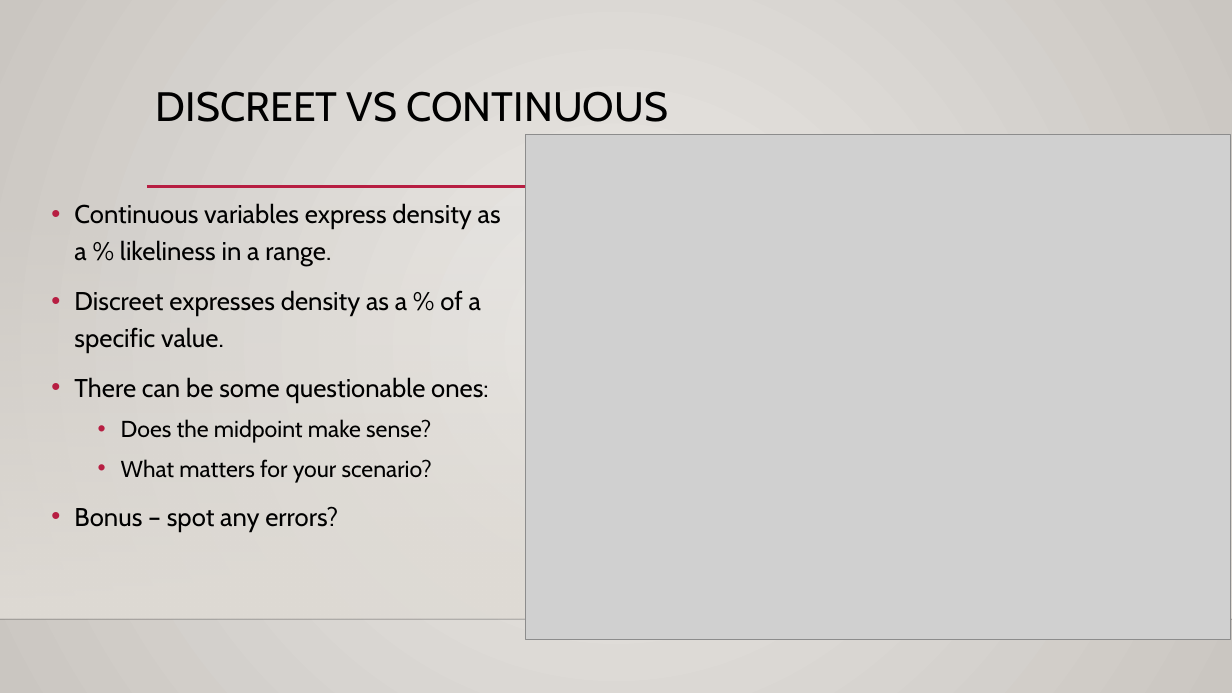
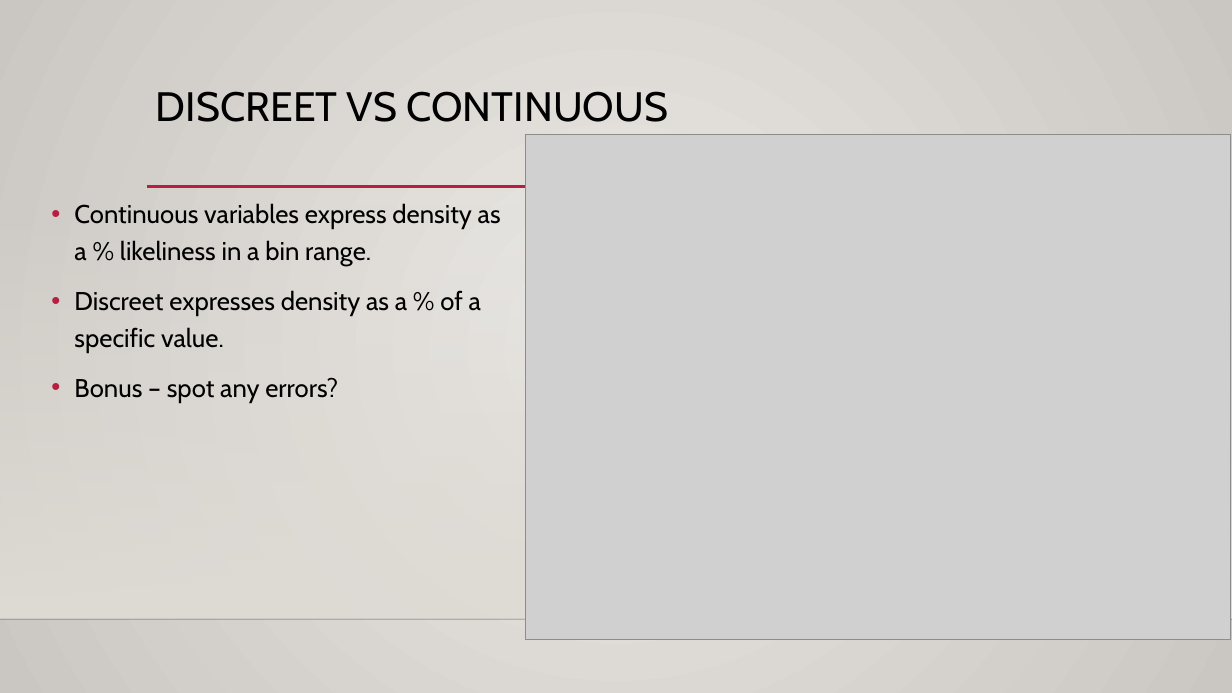
Before and after one commit to AkeemSemperDataScience/Basic_Stats_in_Python_Student_Repository, a slide deck: slide 6 of reference_material/slides/013_Probability_and_Bayes.pptx. Drawn at 1232x693 pixels with LibreOffice and Linux fonts; fonts in the diff are those of the drawing; grey boxes stand for pictures; background and template pictures are left out. Boxes give left, top, right and bottom in pixels: in the first picture for what was removed or moved away, otherwise in the second. Text is boxed around its words. In the diff, an @@ line names an element or a change of style, - is before the commit and + after.

```diff
--- a/reference_material/slides/013_Probability_and_Bayes.pptx
+++ b/reference_material/slides/013_Probability_and_Bayes.pptx
@@ text at (74,203,501,266): text changed @@
-• Continuous variables express density as a % likeliness in a range.
+• Continuous variables express density as a % likeliness in a bin range.
@@ text at (74,377,489,483): paragraphs removed @@
-• There can be some questionable ones:
-  • Does the midpoint make sense?
-  • What matters for your scenario?
```
Also in this commit, not shown: 15 other slides changed, 13 slides added, 1 slide removed.
